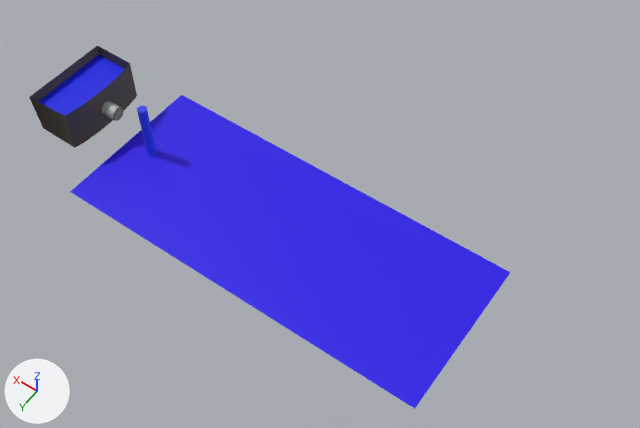
The glTF model WebGL/Assets/Models/wateranimation.gltf as it was, and as the next commit left it.
One viewpoint serves both versions: a 50 mm camera at (-1.93, 2.23, 5.17) aimed at (-0.27, -0.1, 1.52). Lighting does not change. The marker at lower left points along +X, +Y and +Z. Vertices at the same position are counted once.

Objects in the first picture: 'Cylinder', 'tank', 'watentank', 'watenvelrd', 'waterrör'.
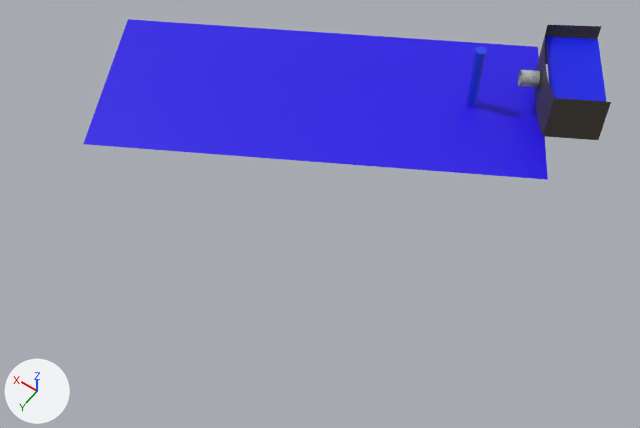
Where the newer file only moved an object's origin or applied its transform, the numbers keep the older frame.

Pixel boxes (x1, y1, x2, y2) of what changed, in the pictures (640 x 428 px):
'watenvelrd', moved, turned: before (70, 95, 510, 409); after (83, 19, 548, 180)
'tank', reshaped (28% narrower, 13% taller): before (29, 46, 137, 148); after (534, 25, 611, 140)
'watentank', moved, turned: before (38, 55, 125, 116); after (545, 36, 607, 102)
'Cylinder', moved, turned: before (137, 106, 157, 156); after (466, 46, 487, 107)
'waterrör', moved, turned: before (101, 101, 124, 121); after (518, 70, 540, 88)

The change, as a list of edits to the scene's bpy script:
```text
Change me_plane_003:
    used by ob_tank; location = (1.222, 0.04, 1.613); rotation_euler = (1.571, 0.0, -1.571), in degrees (90, 0, -90); scale = (-0.0508, -0.0254, -0.0249)
    remove me_plane_003.from_pydata(...)  # 28 vertices, 28 faces; spans x -5.03..5.24, y -5.05..5.0, z -4.62..6.88
    add me_plane_003.from_pydata(...)  # 28 vertices, 26 faces; spans x -26.89..-15.45, y -28.09..-18.04, z -102.95..-83.71
    me_plane_003 part 1: 28 of 28 vertices moved; they spanned x -5.03..5.24, y -5.05..5.0, z -4.62..6.88 and now span x -26.89..-15.45, y -28.09..-18.04, z -102.95..-83.71; mean shift (-20.03, -23.04, -86.87); largest move (-5.01, 4.95, 6.88) -> (-17.99, -18.09, -102.95)
Change ob_cylinder:
    ob_cylinder.location: (0.802, 0.032, 1.357) -> (-0.702, -0.795, 1.943)
    ob_cylinder.rotation_euler: (-0.00119, -0.0114, -1.544) -> (-0.00119, -0.0114, 2.117)  # degrees (-0.1, -0.7, -88) -> degrees (-0.1, -0.7, 121)
Change ob_waterrör:
    ob_waterrör.location: (1.056, 0.04, 1.613) -> (-0.918, -0.927, 2.198)
    ob_waterrör.rotation_euler: (0.0, 1.571, 0.0) -> (2.622, 1.571, 0.0)  # degrees (0, 90, 0) -> degrees (150, 90, 0)
Change ob_watenvelrd:
    ob_watenvelrd.location: (-0.132, 0.047, 1.425) -> (-0.053, -0.417, 2.016)
    ob_watenvelrd.rotation_euler: (0.0, 0.0, 0.0) -> (0.0, 0.0, -2.622)  # degrees (0, 0, 0) -> degrees (0, 0, -150)
Change ob_watentank:
    ob_watentank.location: (1.262, 0.039, 1.675) -> (-1.098, -1.029, 2.26)
    ob_watentank.rotation_euler: (0.0, 0.0, 0.0) -> (0.0, 0.0, -2.622)  # degrees (0, 0, 0) -> degrees (0, 0, -150)
```
